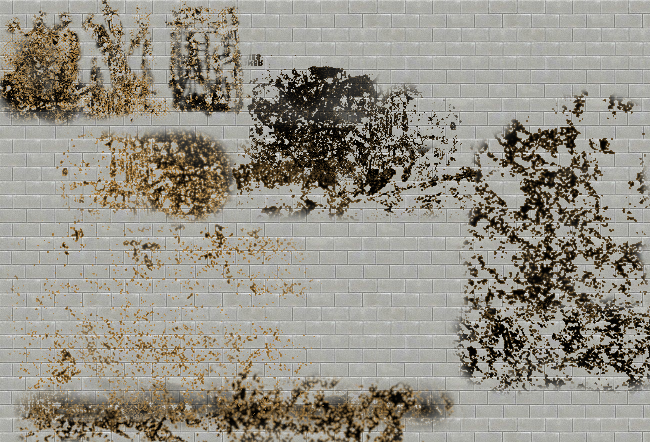
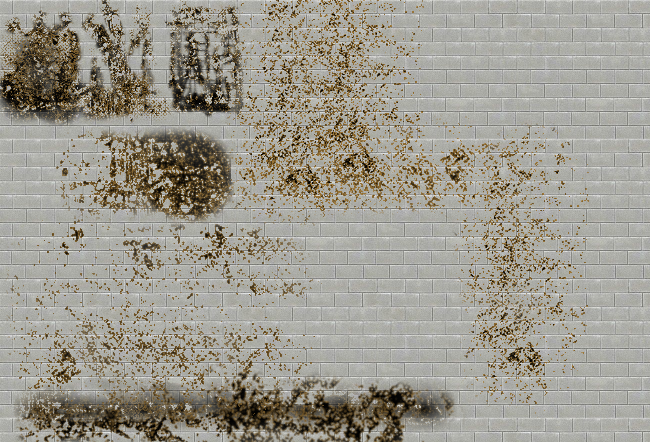
The second 650px x 442px image is a revision of the first. Changes to its layers:
painted on "Grime" over [0, 0, 650, 442]
